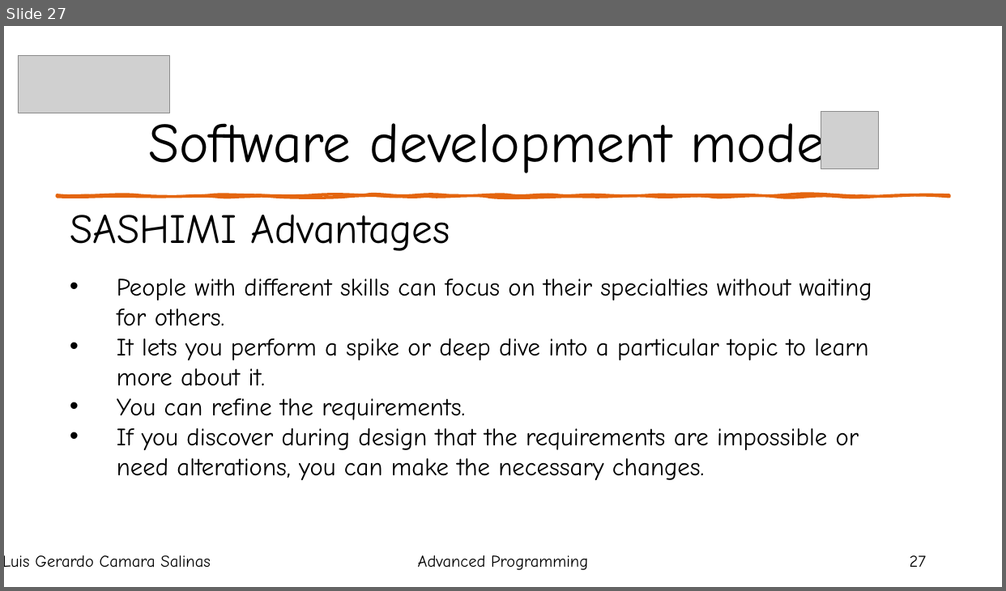
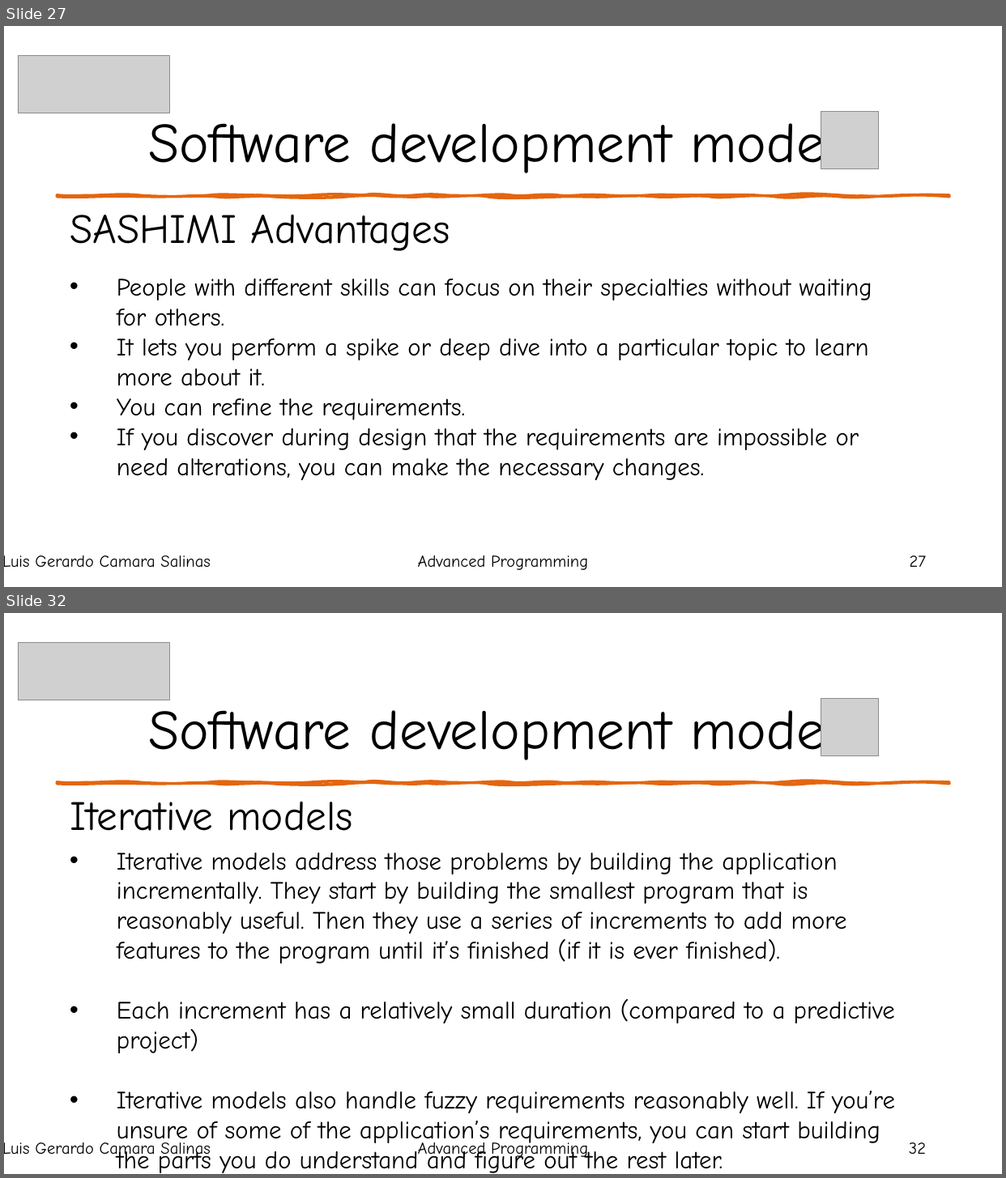
Before and after one commit to LuisGerar321/AdvancedProgramming, a slide deck: Unit1/Course.pptx. Shown one above the other, each under a label of ours: slide 27 before the commit, slides 27 and 32 after it; the slides between them are not shown. The pictures are 1006x591 and 1006x1178 pixels, drawn with LibreOffice and Linux fonts; fonts in the diff are those of the drawing; grey boxes stand for pictures. Boxes give left, top, right and bottom in pixels: in the first picture for what was removed or moved away, otherwise in the second. Text is boxed around its words. In the diff, an @@ line names an element or a change of style, - is before the commit and + after.

```diff
--- a/Unit1/Course.pptx
+++ b/Unit1/Course.pptx
@@ slide 32 added at box(4, 613, 1002, 1174), background #FFFFFF; not listed: 1 template element that a slide beside it also shows @@
@@ picture added at box(19, 643, 170, 700) @@
@@ title added at box(148, 701, 860, 760), 54 pt, text #000000 @@
+Software development models
@@ picture added at box(821, 699, 879, 756) @@
@@ text added at box(70, 802, 353, 831), 40 pt, text #000000 @@
+Iterative models
@@ text added at box(117, 853, 895, 1174), 24 pt, text #000000 @@
+• Iterative models address those problems by building the application incrementally. They start by building the smallest program that is reasonably useful. Then they use a series of increments to add more features to the program until it’s finished (if it is ever finished).
+• Each increment has a relatively small duration (compared to a predictive project)
+• Iterative models also handle fuzzy requirements reasonably well. If you’re unsure of some of the application’s requirements, you can start building the parts you do understand and figure out the rest later.
@@ text added at box(4, 1143, 210, 1161), 16 pt, text #000000 @@
+Luis Gerardo Camara Salinas
@@ text added at box(418, 1139, 588, 1161), 16 pt, text #000000 @@
+Advanced Programming
@@ page number added at box(909, 1143, 926, 1154), 16 pt, text #000000 @@
+32
```
Also in this commit, not shown: 15 other slides added, 1 slide removed, 7 other files.
